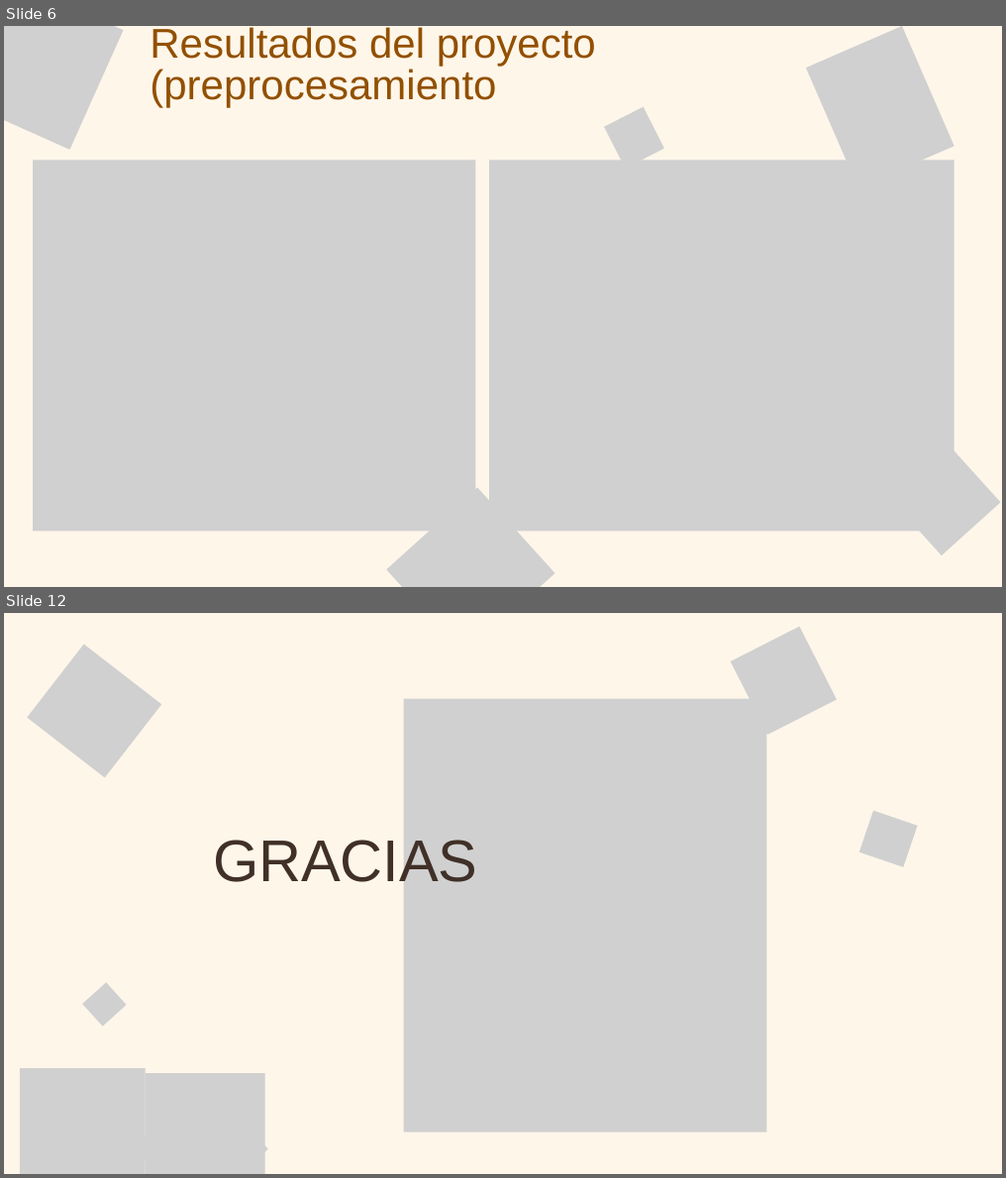
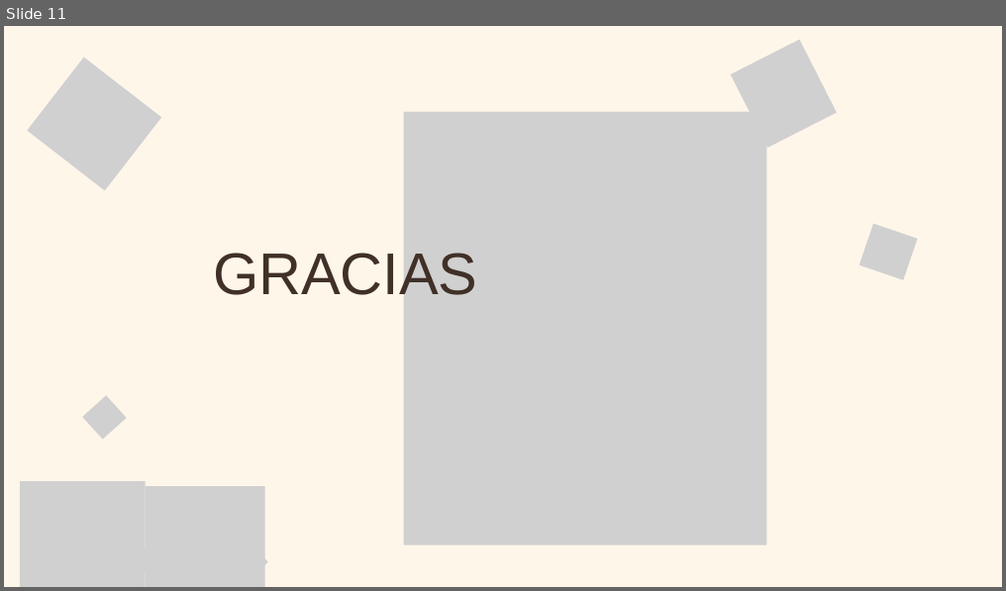
Before and after one commit to JavieraFuenzalidaI/Evaluacion3, a slide deck: PresentaciónEv3.pptx. Shown one above the other, each under a label of ours: slides 6 and 12 before the commit, slide 11 after it; the slides between them are not shown. The pictures are 1006x1178 and 1006x591 pixels, drawn with LibreOffice and Linux fonts; fonts in the diff are those of the drawing; grey boxes stand for pictures. Boxes give left, top, right and bottom in pixels: in the first picture for what was removed or moved away, otherwise in the second. Text is boxed around its words. In the diff, an @@ line names an element or a change of style, - is before the commit and + after.

```diff
--- a/PresentaciónEv3.pptx
+++ b/PresentaciónEv3.pptx
@@ slide 6 removed at bbox=[4, 26, 1002, 587], background #FFF6EA @@
@@ picture removed at bbox=[4, 26, 123, 150] @@
@@ text removed at bbox=[150, 27, 596, 107] @@
-Resultados del proyecto (preprocesamiento
@@ picture removed at bbox=[806, 26, 954, 187] @@
@@ picture removed at bbox=[604, 107, 664, 169] @@
@@ picture removed at bbox=[33, 161, 475, 532] @@
@@ picture removed at bbox=[489, 161, 954, 532] @@
@@ picture removed at bbox=[40, 260, 103, 324] @@
@@ picture removed at bbox=[891, 447, 1000, 556] @@
@@ picture removed at bbox=[386, 487, 554, 587] @@
@@ what was slide 12 is now slide 11 @@
```
Also in this commit, not shown: 4 slides changed, 6 slides added, 6 other slides removed.
